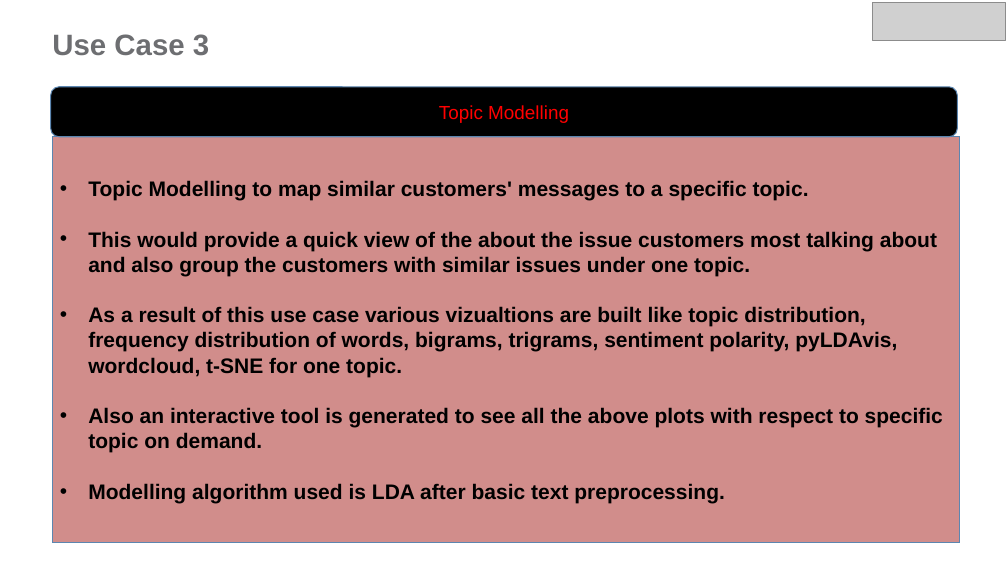
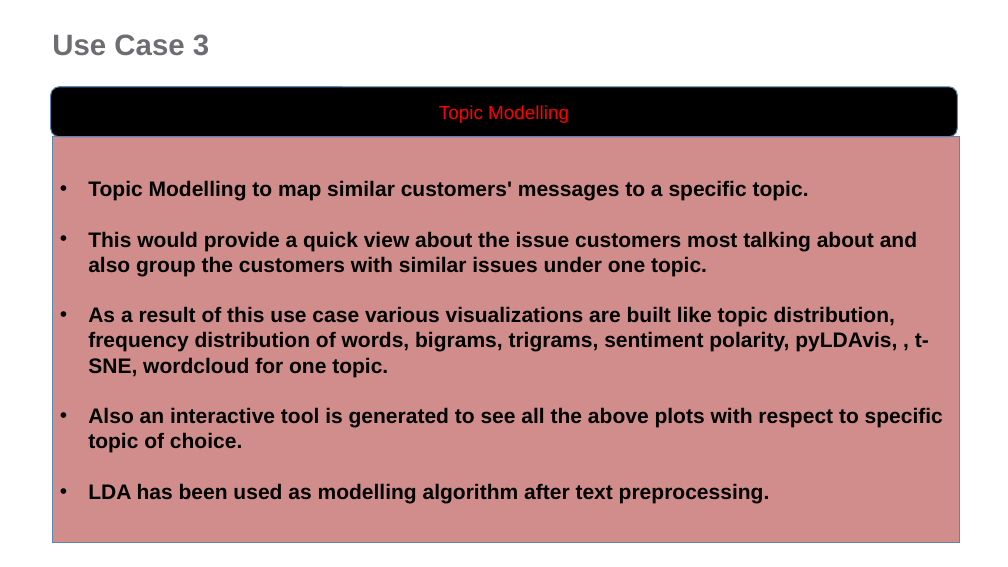
Before and after one commit to git-mohit/NLP-Twitter-Customer-Reviews-Analysis, a slide deck: slide 9 of Twitter Customer Reviews Analysis.pptx. Drawn at 1008x567 pixels with LibreOffice and Linux fonts; fonts in the diff are those of the drawing; grey boxes stand for pictures; background and template pictures are left out. Boxes give left, top, right and bottom in pixels: in the first picture for what was removed or moved away, otherwise in the second. Text is boxed around its words. In the diff, an @@ line names an element or a change of style, - is before the commit and + after.

```diff
--- a/Twitter Customer Reviews Analysis.pptx
+++ b/Twitter Customer Reviews Analysis.pptx
@@ picture removed at bbox=[873, 3, 1006, 41] @@
@@ text in rectangle at bbox=[88, 231, 943, 503]: text changed @@
-• This would provide a quick view of the about the issue customers most talking about and also group the customers with similar issues under one topic.
-• As a result of this use case various vizualtions are built like topic distribution, frequency distribution of words, bigrams, trigrams, sentiment polarity, pyLDAvis, wordcloud, t-SNE for one topic.
-• Also an interactive tool is generated to see all the above plots with respect to specific topic on demand.
-• Modelling algorithm used is LDA after basic text preprocessing.
+• This would provide a quick view about the issue customers most talking about and also group the customers with similar issues under one topic.
+• As a result of this use case various visualizations are built like topic distribution, frequency distribution of words, bigrams, trigrams, sentiment polarity, pyLDAvis, , t-SNE, wordcloud for one topic.
+• Also an interactive tool is generated to see all the above plots with respect to specific topic of choice.
+• LDA has been used as modelling algorithm after text preprocessing.
```
Also in this commit, not shown: 5 other slides changed.
